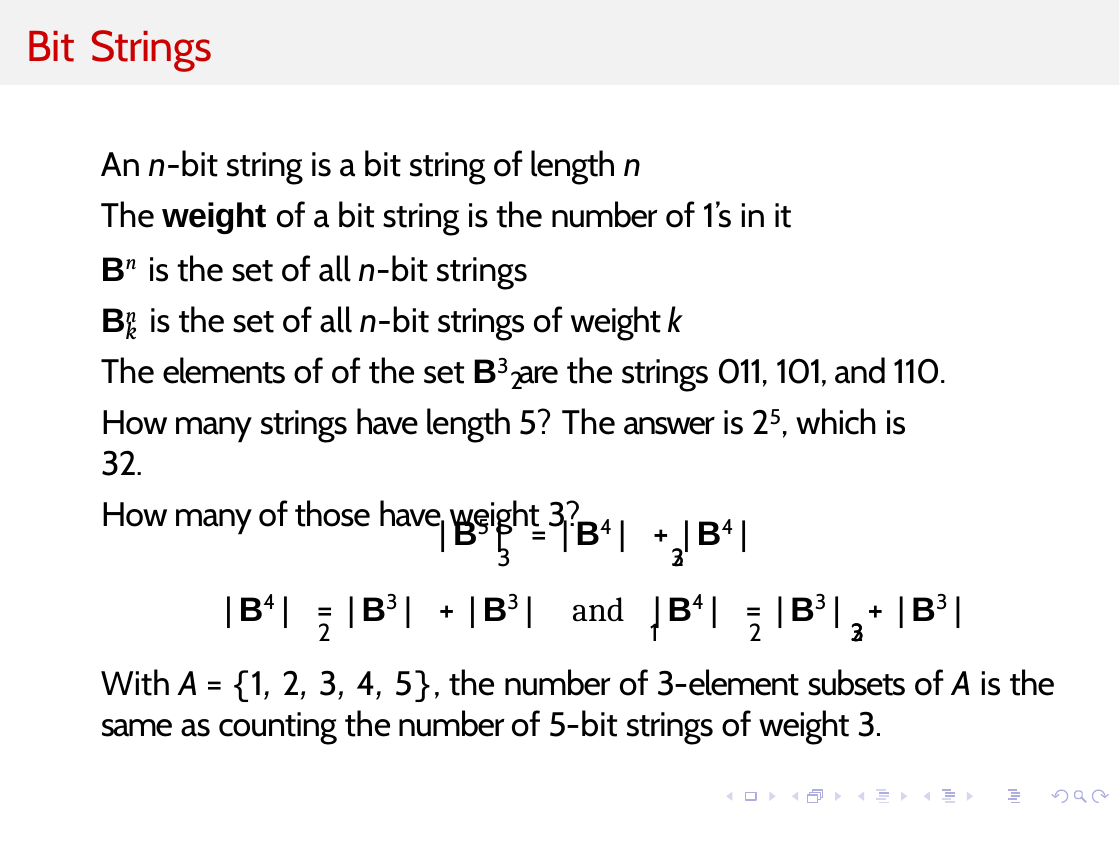
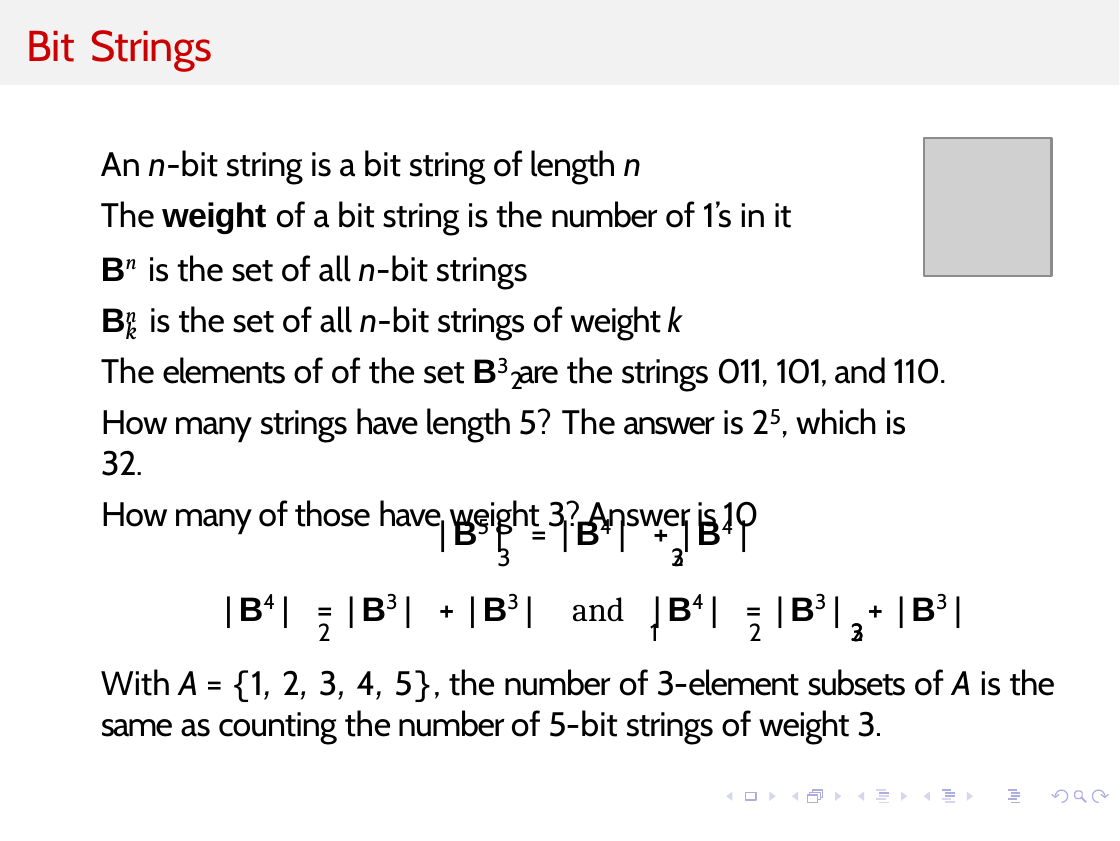
Before and after one commit to kevinsuo/kevinsuo.github.io, a slide deck: slide 11 of teaching/2026Summer/5070/Slides/3.pptx. Drawn at 1120x841 pixels with LibreOffice and Linux fonts; fonts in the diff are those of the drawing; grey boxes stand for pictures; background and template pictures are left out. Boxes give left, top, right and bottom in pixels: in the first picture for what was removed or moved away, otherwise in the second. Text is boxed around its words. In the diff, an @@ line names an element or a change of style, - is before the commit and + after.

```diff
--- a/teaching/2026Summer/5070/Slides/3.pptx
+++ b/teaching/2026Summer/5070/Slides/3.pptx
@@ picture added at [924,138,1053,276] @@
@@ text at [101,500,758,534]: text changed @@
-How many of those have weight 3?
+How many of those have weight 3? Answer is 10
```
Also in this commit, not shown: 7 other slides changed, 2 other files.
